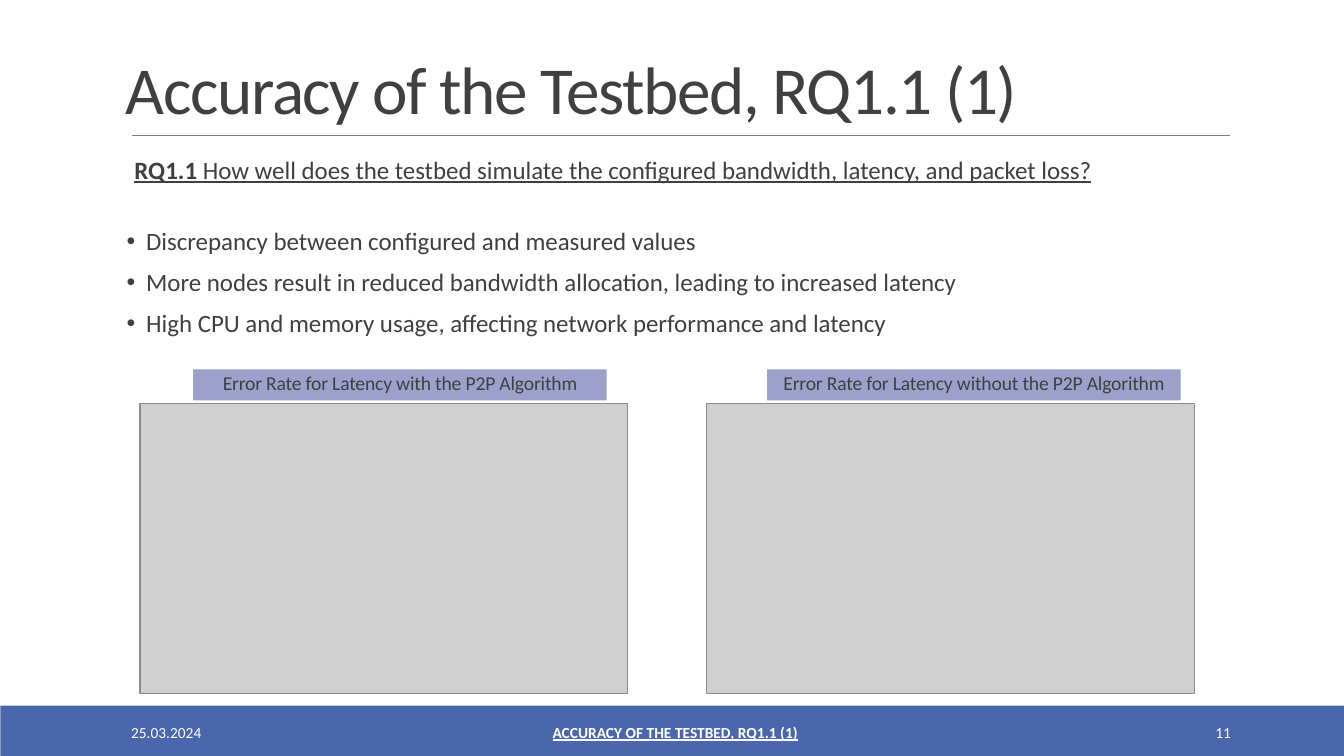
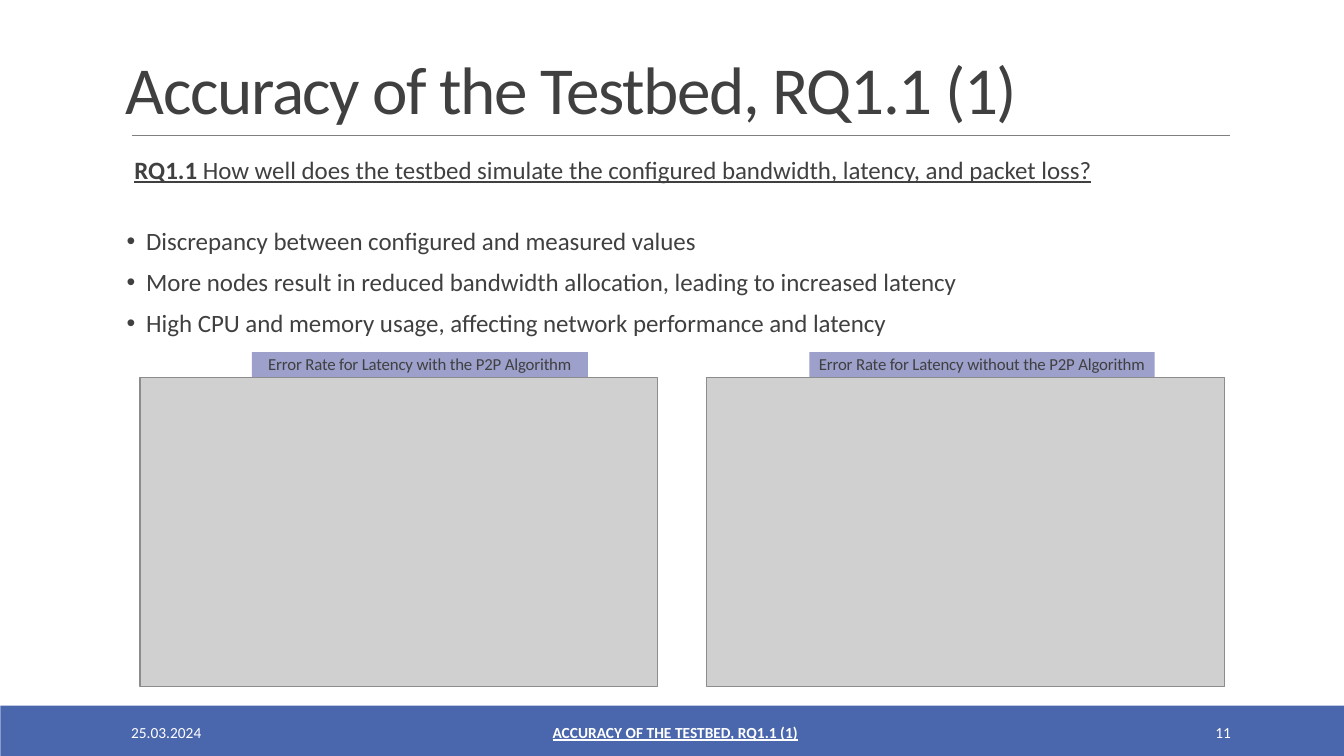
Before and after one commit to oezcankaraca/abschlussvortrag, a slide deck: slide 11 of Abschlussvortrag.pptx. Drawn at 1344x756 pixels with LibreOffice and Linux fonts; fonts in the diff are those of the drawing; grey boxes stand for pictures. Boxes give left, top, right and bottom in pixels: in the first picture for what was removed or moved away, otherwise in the second. Text is boxed around its words. In the diff, an @@ line names an element or a change of style, - is before the commit and + after.

```diff
--- a/Abschlussvortrag.pptx
+++ b/Abschlussvortrag.pptx
@@ rectangle "Error Rate for Latency with ..." at (x1=252, y1=352, x2=588, y2=379): size 14 to 12 pt @@
@@ rectangle "Error Rate for Latency with ..." resized from (x1=194, y1=370, x2=607, y2=401) to (x1=252, y1=352, x2=588, y2=379) @@
@@ rectangle "Error Rate for Latency without ..." resized from (x1=767, y1=370, x2=1181, y2=401) to (x1=810, y1=352, x2=1155, y2=379) @@
@@ rectangle "Error Rate for Latency without ..." at (x1=810, y1=352, x2=1155, y2=379): size 14 to 12 pt @@
@@ picture resized from (x1=140, y1=403, x2=627, y2=694) to (x1=140, y1=378, x2=658, y2=687) @@
@@ picture resized from (x1=707, y1=403, x2=1194, y2=694) to (x1=707, y1=378, x2=1225, y2=687) @@
```
Also in this commit, not shown: 14 other slides changed, 2 other files.
